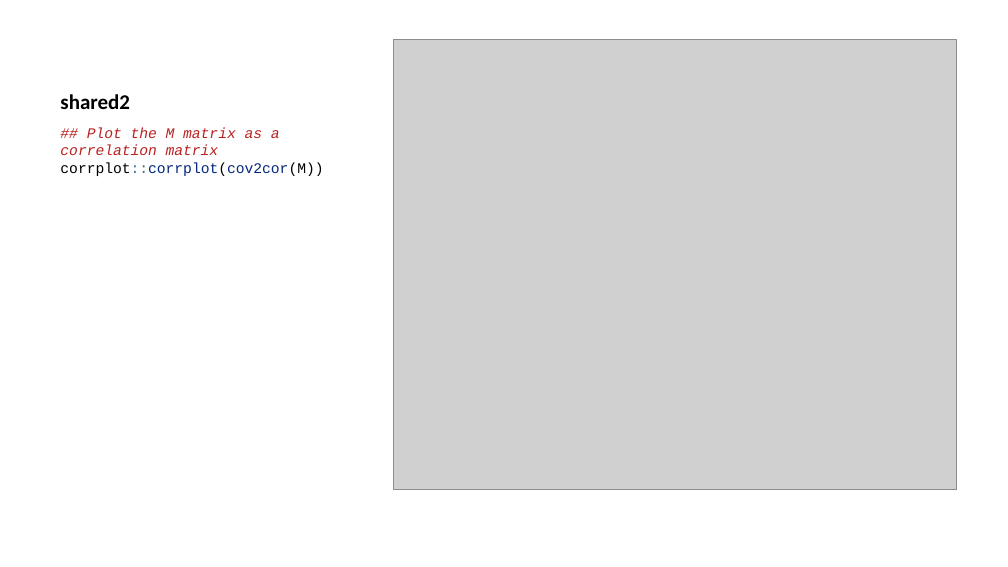
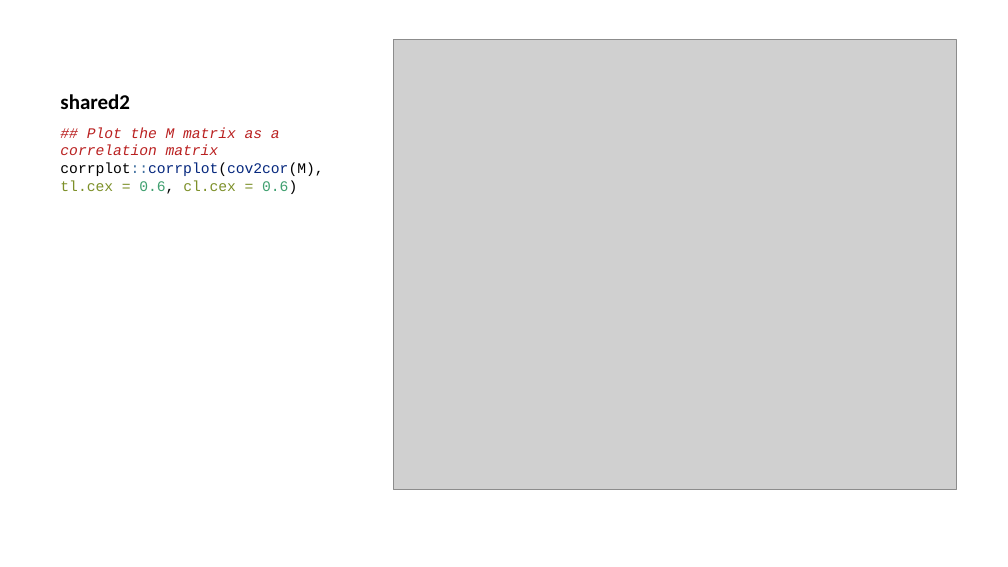
Before and after one commit to daniel1noble/meta-workshop, a slide deck: slide 43 of slides/code_slides.pptx. Drawn at 1008x567 pixels with LibreOffice and Linux fonts; fonts in the diff are those of the drawing; grey boxes stand for pictures. Boxes give left, top, right and bottom in pixels: in the first picture for what was removed or moved away, otherwise in the second. Text is boxed around its words. In the diff, an @@ line names an element or a change of style, - is before the commit and + after.

```diff
--- a/slides/code_slides.pptx
+++ b/slides/code_slides.pptx
@@ text at [60,127,323,194]: text changed; italic off @@
-## Plot the M matrix as a correlation matrix
-corrplot::corrplot(cov2cor(M))
+## Plot the M matrix as a correlation matrix
+corrplot::corrplot(cov2cor(M), tl.cex = 0.6, cl.cex = 0.6)
```
Also in this commit, not shown: 1 other slide changed, 1 slide added, 1 other file.
